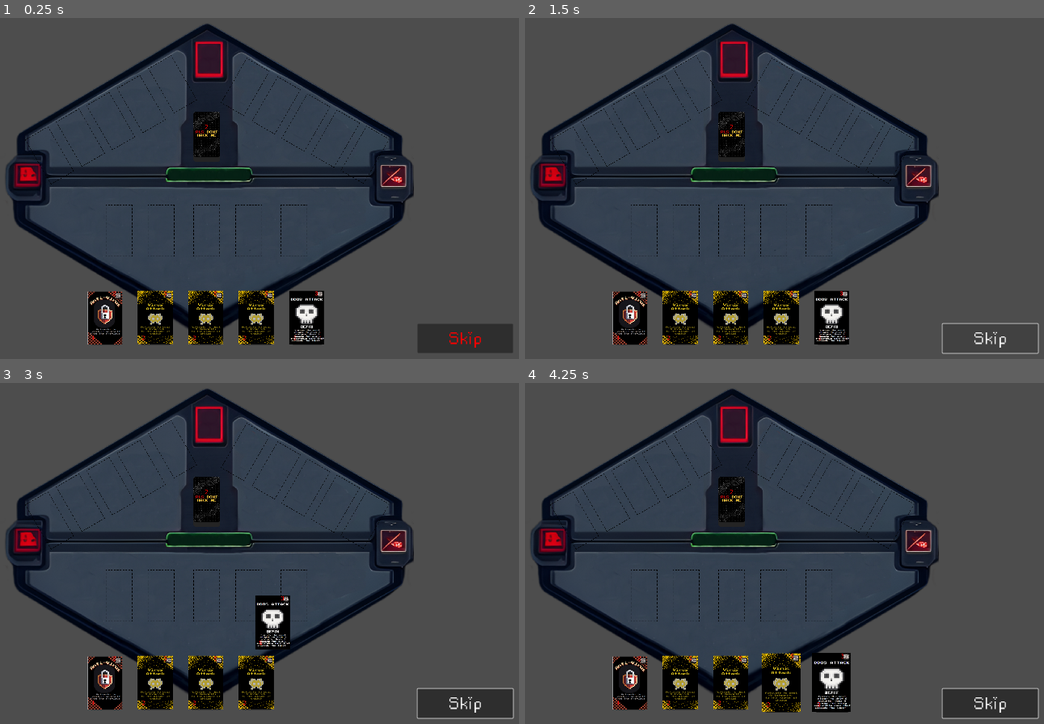
Above: before the commit, frames 1-4 (two rows, left to right).
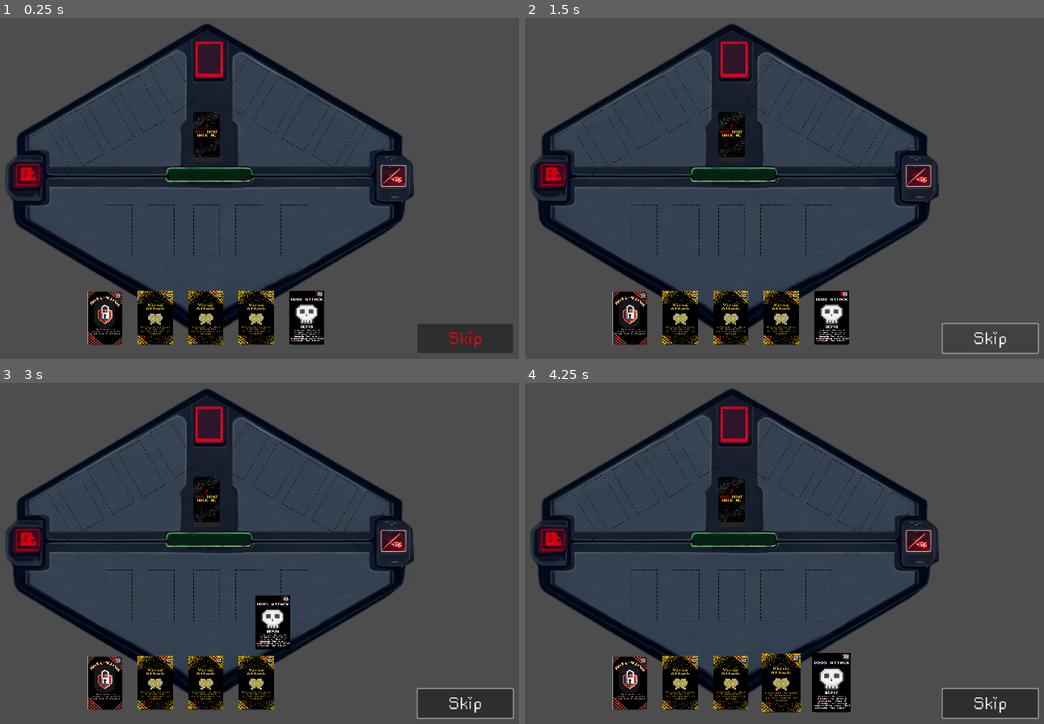
Above: after the commit, the same moments.

Repository: tawaninm/PlsDontHackMe
Game: Godot game, scene res://Scene/main.tscn
The game is run twice, just before and just after one commit, with the same random seed, the same clock (stepped at 60 frames per second) and the same inputs.
Inputs (mouse positions are in pixels of both pictures, inside the frame that each line leads up to):
- Up to frame 1 (0.25 s): no input
- Up to frame 2 (1.5 s): click "Skip" at 0.5 s; click "Skip" at 1.25 s
- Up to frame 3 (3 s): click "Skip" at 2 s; tap Enter at 2.75 s; drag from (306, 683) to (207, 502) at 2.77 s
- Up to frame 4 (4.25 s): drag from (779, 683) to (732, 502) at 3.52 s

The runs differ from the first frame. In frame 1, 0.3% of the frame differs, in the area x 4-75%, y 10-49%; in frame 2, 0.3%; in frame 3, 0.3%; in frame 4, 0.3%.

Commit message:
enemy field and card type filed

Diff:
--- /dev/null
+++ b/Scene/EnemyCardslot.tscn
@@ -0,0 +1,12 @@
+[gd_scene load_steps=3 format=3 uid="uid://wsx704nab2tp"]
+
+[ext_resource type="Script" path="res://Script/MagicCardSlot.gd" id="1_yqki0"]
+[ext_resource type="Texture2D" uid="uid://dne6am0l02fqb" path="res://Asset/fieduseCard.png" id="2_maae3"]
+
+[node name="Cardslot" type="Node2D"]
+scale = Vector2(0.95, 1.52)
+script = ExtResource("1_yqki0")
+
+[node name="CardSlotImage" type="Sprite2D" parent="."]
+scale = Vector2(0.117, 0.094)
+texture = ExtResource("2_maae3")
--- a/Scene/cardslot.tscn
+++ b/Scene/cardslot.tscn
@@ -1,6 +1,6 @@
 [gd_scene load_steps=4 format=3 uid="uid://d3thw7ewxb7wj"]
 
-[ext_resource type="Script" path="res://Script/cardslot.gd" id="1_t0bik"]
+[ext_resource type="Script" path="res://Script/MagicCardSlot.gd" id="1_t0bik"]
 [ext_resource type="Texture2D" uid="uid://dne6am0l02fqb" path="res://Asset/fieduseCard.png" id="2_2ga6x"]
 
 [sub_resource type="RectangleShape2D" id="RectangleShape2D_3ut7g"]
--- a/Scene/main.tscn
+++ b/Scene/main.tscn
@@ -1,11 +1,12 @@
-[gd_scene load_steps=10 format=3 uid="uid://bbjh5jh5bs1t5"]
+[gd_scene load_steps=11 format=3 uid="uid://bbjh5jh5bs1t5"]
 
 [ext_resource type="Script" path="res://Script/card_manager.gd" id="1_56fl5"]
 [ext_resource type="Texture2D" uid="uid://bxkyymwn3fc4p" path="res://Asset/IMG/FiledBack.png" id="1_a84f0"]
 [ext_resource type="Script" path="res://Script/playerhand.gd" id="3_iqutw"]
-[ext_resource type="PackedScene" uid="uid://d3thw7ewxb7wj" path="res://Scene/cardslot.tscn" id="3_xtasv"]
+[ext_resource type="PackedScene" uid="uid://d3thw7ewxb7wj" path="res://Scene/Cardslot.tscn" id="3_xtasv"]
 [ext_resource type="Texture2D" uid="uid://dxnhtc0mraow3" path="res://Asset/IMG/29.png" id="4_i0fp1"]
 [ext_resource type="Script" path="res://Script/deck.gd" id="4_lib1h"]
+[ext_resource type="PackedScene" uid="uid://wsx704nab2tp" path="res://Scene/EnemyCardslot.tscn" id="6_oyyt0"]
 [ext_resource type="Script" path="res://Script/input_manager.gd" id="7_h36c2"]
 [ext_resource type="FontFile" uid="uid://da278r8wxdci8" path="res://Asset/Font/rainyhearts.ttf" id="8_y2327"]
 
@@ -15,7 +16,7 @@
 [node name="Main" type="Node2D"]
 
 [node name="Sprite2D" type="Sprite2D" parent="."]
-z_index = -2
+z_index = -4
 position = Vector2(960, 540)
 scale = Vector2(0.881092, 0.881092)
 texture = ExtResource("1_a84f0")
@@ -51,81 +52,86 @@
 [node name="CardManager" type="Node2D" parent="."]
 script = ExtResource("1_56fl5")
 
-[node name="CardSlotPlayer1" type="Node" parent="."]
+[node name="CardSlotPlayer1" type="Node2D" parent="."]
 
 [node name="Cardslot" parent="CardSlotPlayer1" instance=ExtResource("3_xtasv")]
+z_index = -4
 position = Vector2(700, 691)
 scale = Vector2(1, 1.52)
 
 [node name="Cardslot2" parent="CardSlotPlayer1" instance=ExtResource("3_xtasv")]
+z_index = -4
 position = Vector2(825, 691)
 scale = Vector2(1, 1.52)
 
 [node name="Cardslot3" parent="CardSlotPlayer1" instance=ExtResource("3_xtasv")]
+z_index = -4
 position = Vector2(960, 691)
 scale = Vector2(1, 1.52)
 
 [node name="Cardslot4" parent="CardSlotPlayer1" instance=ExtResource("3_xtasv")]
+z_index = -4
 position = Vector2(1085, 691)
 scale = Vector2(1, 1.52)
 
 [node name="Cardslot5" parent="CardSlotPlayer1" instance=ExtResource("3_xtasv")]
+z_index = -4
 position = Vector2(1220, 691)
 scale = Vector2(1, 1.52)
 
-[node name="CardSlotPlayer2" type="Node" parent="."]
+[node name="CardSlotPlayer2" type="Node2D" parent="."]
 
-[node name="Cardslot" parent="CardSlotPlayer2" instance=ExtResource("3_xtasv")]
+[node name="Cardslot6" parent="CardSlotPlayer2" instance=ExtResource("6_oyyt0")]
+z_index = -4
 position = Vector2(1075, 263)
 rotation = 0.523599
-scale = Vector2(1, 1.52)
+scale = Vector2(0.95, 1.52)
 
-[node name="Cardslot2" parent="CardSlotPlayer2" instance=ExtResource("3_xtasv")]
+[node name="Cardslot7" parent="CardSlotPlayer2" instance=ExtResource("6_oyyt0")]
+z_index = -4
 position = Vector2(1167, 318)
 rotation = 0.523599
-scale = Vector2(1, 1.52)
+scale = Vector2(0.95, 1.52)
 
-[node name="Cardslot3" parent="CardSlotPlayer2" instance=ExtResource("3_xtasv")]
+[node name="Cardslot8" parent="CardSlotPlayer2" instance=ExtResource("6_oyyt0")]
+z_index = -4
 position = Vector2(1255, 369)
 rotation = 0.523599
-scale = Vector2(1, 1.52)
+scale = Vector2(0.95, 1.52)
 
-[node name="Cardslot4" parent="CardSlotPlayer2" instance=ExtResource("3_xtasv")]
+[node name="Cardslot9" parent="CardSlotPlayer2" instance=ExtResource("6_oyyt0")]
+z_index = -4
 position = Vector2(1343, 417)
 rotation = 0.523599
-scale = Vector2(1, 1.52)
+scale = Vector2(0.95, 1.52)
 
-[node name="Cardslot5" parent="CardSlotPlayer2" instance=ExtResource("3_xtasv")]
+[node name="Cardslot10" parent="CardSlotPlayer2" instance=ExtResource("6_oyyt0")]
+z_index = -4
 position = Vector2(1431, 465)
 rotation = 0.523599
-scale = Vector2(1, 1.52)
+scale = Vector2(0.95, 1.52)
 
-[node name="CardSlotPlayer3" type="Node" parent="."]
+[node name="CardSlotPlayer3" type="Node2D" parent="."]
 
-[node name="Cardslot" parent="CardSlotPlayer3" instance=ExtResource("3_xtasv")]
+[node name="Cardslot6" parent="CardSlotPlayer3" instance=ExtResource("6_oyyt0")]
 position = Vector2(493, 467)
 rotation = -0.523599
-scale = Vector2(1, 1.52)
 
-[node name="Cardslot2" parent="CardSlotPlayer3" instance=ExtResource("3_xtasv")]
+[node name="Cardslot7" parent="CardSlotPlayer3" instance=ExtResource("6_oyyt0")]
 position = Vector2(585, 414)
 rotation = -0.523599
-scale = Vector2(1, 1.52)
 
-[node name="Cardslot3" parent="CardSlotPlayer3" instance=ExtResource("3_xtasv")]
+[node name="Cardslot8" parent="CardSlotPlayer3" instance=ExtResource("6_oyyt0")]
 position = Vector2(675, 365)
 rotation = -0.523599
-scale = Vector2(1, 1.52)
 
-[node name="Cardslot4" parent="CardSlotPlayer3" instance=ExtResource("3_xtasv")]
-position = Vector2(766, 314)
+[node name="Cardslot9" parent="CardSlotPlayer3" instance=ExtResource("6_oyyt0")]
+position = Vector2(765.955, 314)
 rotation = -0.523599
-scale = Vector2(1, 1.52)
 
-[node name="Cardslot5" parent="CardSlotPlayer3" instance=ExtResource("3_xtasv")]
+[node name="Cardslot10" parent="CardSlotPlayer3" instance=ExtResource("6_oyyt0")]
 position = Vector2(859, 255)
 rotation = -0.523599
-scale = Vector2(1, 1.52)
 
 [node name="Playerhand" type="Node2D" parent="."]
 script = ExtResource("3_iqutw")
--- a/Script/CardDatabase.gd
+++ b/Script/CardDatabase.gd
@@ -1,6 +1,6 @@
-const  CARDS = { #intre Health
-	"FileInfector" : [10,5],
-	"VirusAttack" : [5,2],
-	"DdosAttack" : [3,8],
-	"AntiVirus" : [3,4]
+const  CARDS = { #intre Health, card type
+	"FileInfector" : [10,5,"Magic"],
+	"VirusAttack" : [5,2,"Magic"],
+	"DdosAttack" : [3,8,"Magic"],
+	"AntiVirus" : [3,4,"Magic"]
 }
--- a/Script/cardslot.gd
+++ b/Script/MagicCardSlot.gd
@@ -1,3 +1,4 @@
 extends Node2D
 
 var card_in_slot = false
+var card_slot_type = "Magic"
--- a/Script/card.gd
+++ b/Script/card.gd
@@ -5,6 +5,7 @@
 
 var staring_position
 var card_slot_card_is_in
+var card_type
 
 # Called when the node enters the scene tree for the first time.
 func _ready() -> void:
--- a/Script/card_manager.gd
+++ b/Script/card_manager.gd
@@ -11,6 +11,7 @@
 var screen_size
 var is_hovering_on_card
 var player_hand_reference
+var played_Magis_card_this_turn = false
 
 # Called when the node enters the scene tree for the first time.
 func _ready() -> void:
@@ -34,17 +35,22 @@
 	card_being_dragged.scale = Vector2(CARD_BIGER_SCALE,CARD_BIGER_SCALE)
 	var card_slot_found = raycast_check_for_card_slot()
 	if card_slot_found and not card_slot_found.card_in_slot:
-		#card dropped in card slot
-		card_being_dragged.scale = Vector2(CARD_SMALLER_SCALE,CARD_SMALLER_SCALE)
-		card_being_dragged.z_index = -1
-		card_being_dragged.card_slot_card_is_in = card_slot_found
-		player_hand_reference.remove_card_from_hand(card_being_dragged)
-		#card dropped in empty card slot
-		card_being_dragged.position = card_slot_found.position
-		card_being_dragged.get_node("Area2D/CollisionShape2D").disabled = true
-		card_slot_found.card_in_slot = true
-	else :
-		player_hand_reference.add_card_to_hand(card_being_dragged, DEFAULT_CARD_MOVE_SPEED)
+		#if the card can be placed in this slot
+		if card_being_dragged.card_type == card_slot_found.card_slot_type:
+			if !played_Magis_card_this_turn:
+				#card dropped in card slot
+				card_being_dragged.scale = Vector2(CARD_SMALLER_SCALE,CARD_SMALLER_SCALE)
+				card_being_dragged.z_index = -1
+				is_hovering_on_card = false
+				card_being_dragged.card_slot_card_is_in = card_slot_found
+				player_hand_reference.remove_card_from_hand(card_being_dragged)
+				#card dropped in empty card slot
+				card_being_dragged.position = card_slot_found.position
+				card_being_dragged.get_node("Area2D/CollisionShape2D").disabled = true
+				card_slot_found.card_in_slot = true
+				card_being_dragged = null
+				return
+	player_hand_reference.add_card_to_hand(card_being_dragged, DEFAULT_CARD_MOVE_SPEED)
 	card_being_dragged = null
 
 func connect_card_signals(card):
--- a/Script/deck.gd
+++ b/Script/deck.gd
@@ -39,6 +39,7 @@
 	new_card.get_node("CardImg").texture = load(card_image_path)
 	new_card.get_node("CPU").text = str(card_database_reference.CARDS[card_drawn_name][0])
 	new_card.get_node("Ingre").text = str(card_database_reference.CARDS[card_drawn_name][1])
+	new_card.card_type = card_database_reference.CARDS[card_drawn_name][2]
 	$"../CardManager".add_child(new_card)
 	new_card.name = "card"
 	$"../Playerhand".add_card_to_hand(new_card, CARD_DRAW_SPEED)
